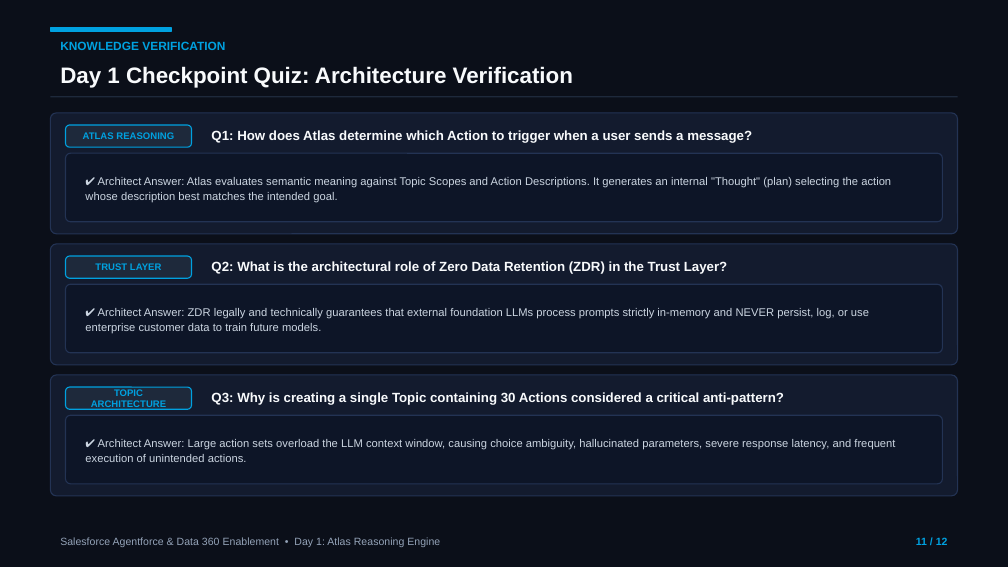
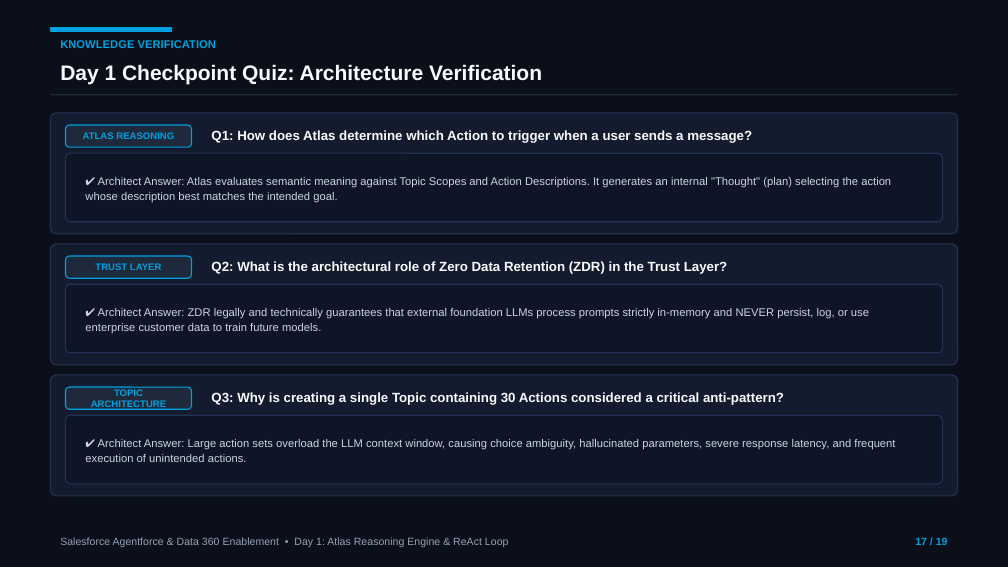
Before and after one commit to MohnishTak2725/agentforce-data360-workbench, a slide deck: slide 17 of Day-1-Atlas-Reasoning-Engine.pptx (slide 11 before the commit). Drawn at 1008x567 pixels with LibreOffice and Linux fonts; fonts in the diff are those of the drawing. Boxes give left, top, right and bottom in pixels: in the first picture for what was removed or moved away, otherwise in the second. Text is boxed around its words. In the diff, an @@ line names an element or a change of style, - is before the commit and + after.

```diff
--- a/Day-1-Atlas-Reasoning-Engine.pptx
+++ b/Day-1-Atlas-Reasoning-Engine.pptx
@@ text "KNOWLEDGE VERIFICATION" at (60,40,216,48): size 8.5 to 8 pt @@
@@ text "Day 1 Checkpoint Quiz: Architecture ..." at (60,64,542,84): size 16 to 15 pt @@
@@ text at (60,537,508,547): text changed @@
-Salesforce Agentforce & Data 360 Enablement • Day 1: Atlas Reasoning Engine
+Salesforce Agentforce & Data 360 Enablement • Day 1: Atlas Reasoning Engine & ReAct Loop
@@ text at (915,537,948,545): text changed @@
-11 / 12
+17 / 19
```
Also in this commit, not shown: 11 other slides changed, 7 slides added.
